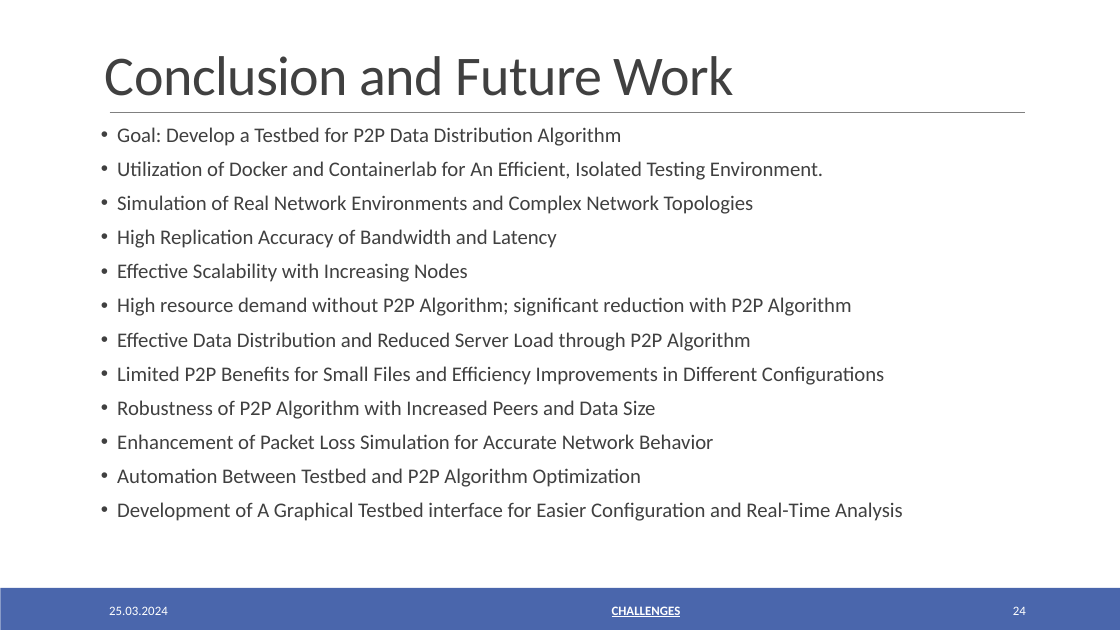
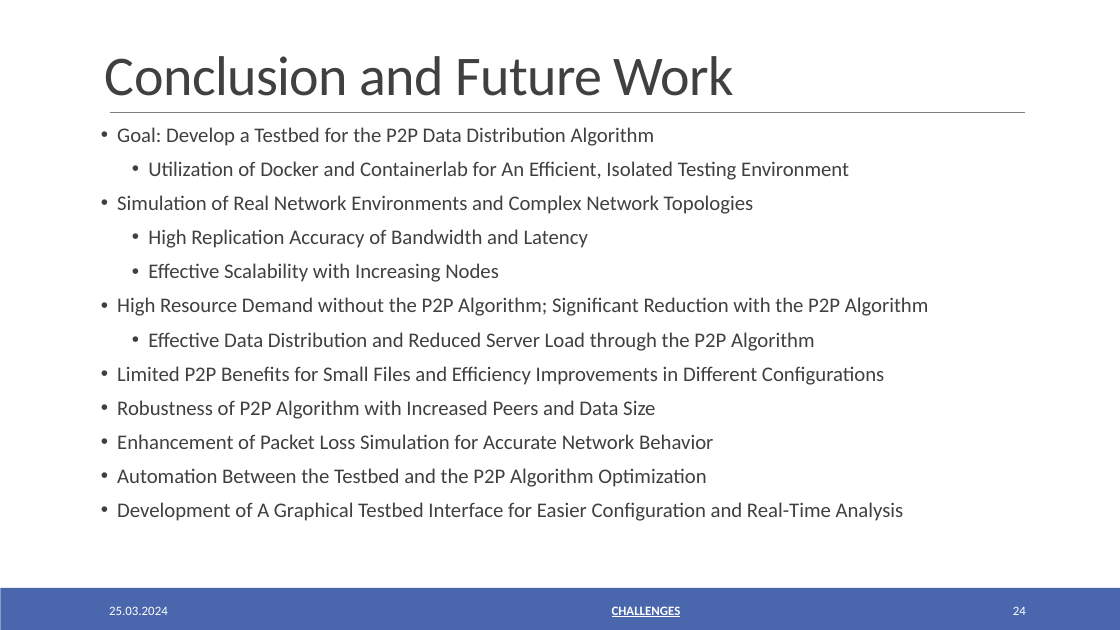
Before and after one commit to oezcankaraca/abschlussvortrag, a slide deck: slide 24 of Abschlussvortrag.pptx. Drawn at 1120x630 pixels with LibreOffice and Linux fonts; fonts in the diff are those of the drawing. Boxes give left, top, right and bottom in pixels: in the first picture for what was removed or moved away, otherwise in the second. Text is boxed around its words. In the diff, an @@ line names an element or a change of style, - is before the commit and + after.

```diff
--- a/Abschlussvortrag.pptx
+++ b/Abschlussvortrag.pptx
@@ text at [117, 127, 849, 180]: text changed @@
-• Goal: Develop a Testbed for P2P Data Distribution Algorithm
-• Utilization of Docker and Containerlab for An Efficient, Isolated Testing Environment.
+• Goal: Develop a Testbed for the P2P Data Distribution Algorithm
+  • Utilization of Docker and Containerlab for An Efficient, Isolated Testing Environment
@@ text at [148, 229, 589, 282]: list level 1 to 2 in "High Replication Accuracy of Bandwidth ..."; list level 1 to 2 in "Effective Scalability with Increasing Nodes" @@
@@ text at [117, 297, 929, 351]: text changed @@
-• High resource demand without P2P Algorithm; significant reduction with P2P Algorithm
-• Effective Data Distribution and Reduced Server Load through P2P Algorithm
+• High Resource Demand without the P2P Algorithm; Significant Reduction with the P2P Algorithm
+  • Effective Data Distribution and Reduced Server Load through the P2P Algorithm
@@ text at [117, 468, 904, 521]: text changed @@
-• Automation Between Testbed and P2P Algorithm Optimization
-• Development of A Graphical Testbed interface for Easier Configuration and Real-Time Analysis
+• Automation Between the Testbed and the P2P Algorithm Optimization
+• Development of A Graphical Testbed Interface for Easier Configuration and Real-Time Analysis
```
Also in this commit, not shown: 17 other slides changed, 3 other files.
